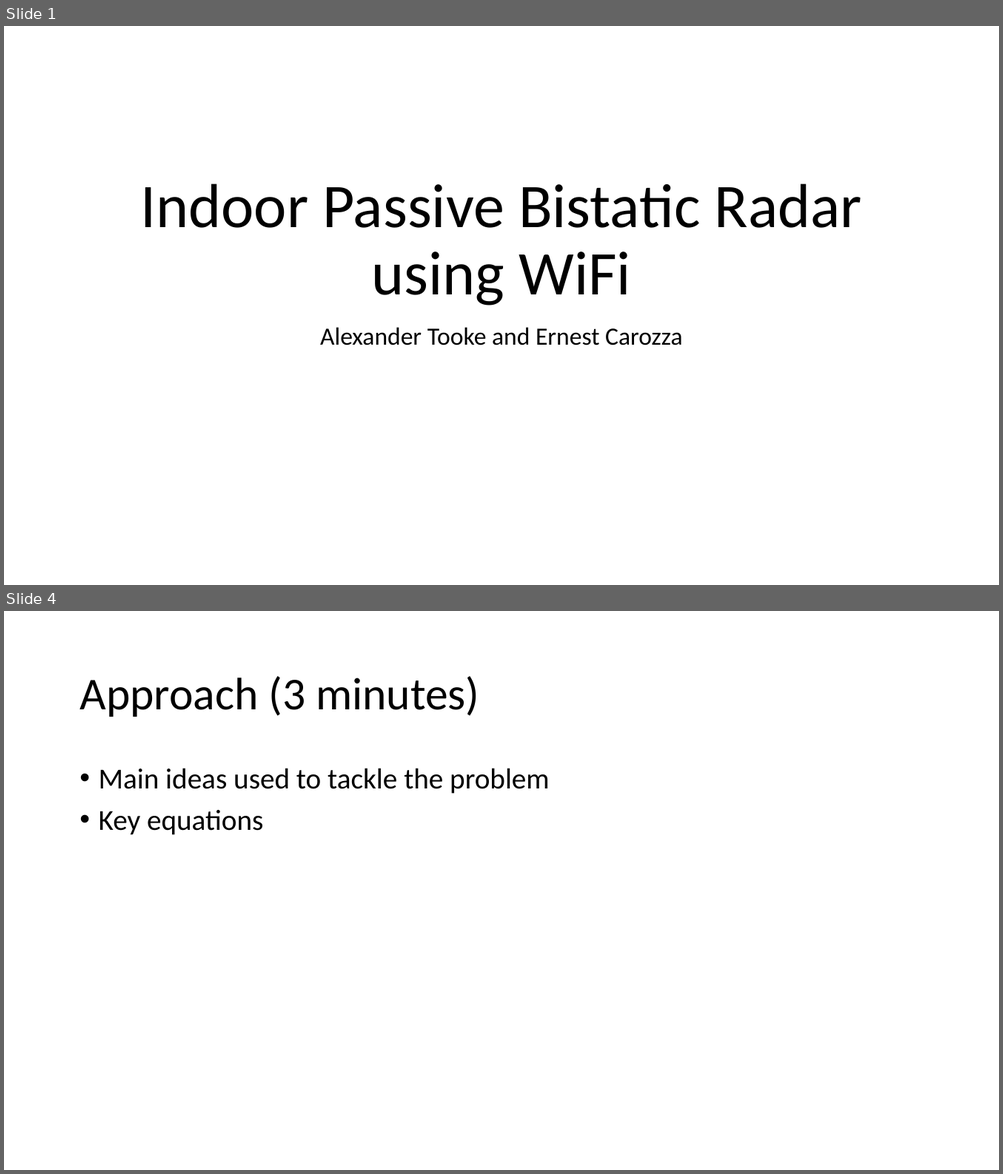
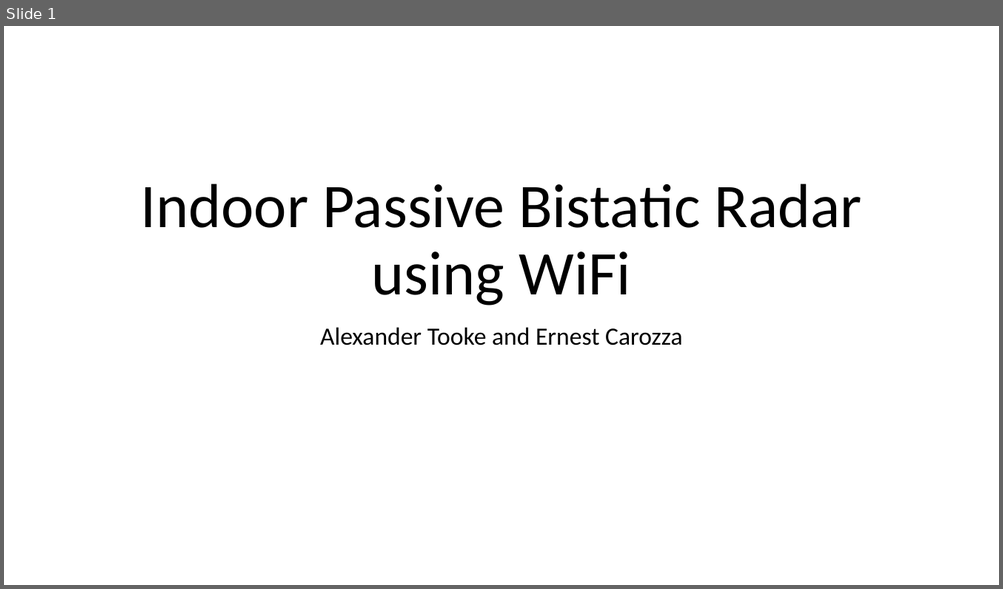
Before and after one commit to USRPMAN/wifi-radar, a slide deck: presentation.pptx. Shown one above the other, each under a label of ours: slides 1 and 4 before the commit, slide 1 after it; the slides between them are not shown. The pictures are 1003x1174 and 1003x589 pixels, drawn with LibreOffice and Linux fonts; fonts in the diff are those of the drawing. Boxes give left, top, right and bottom in pixels: in the first picture for what was removed or moved away, otherwise in the second. Text is boxed around its words. In the diff, an @@ line names an element or a change of style, - is before the commit and + after.

```diff
--- a/presentation.pptx
+++ b/presentation.pptx
@@ slide 4 removed at box(4, 611, 999, 1170), background #FFFFFF @@
@@ title removed at box(79, 676, 479, 717) @@
-Approach (3 minutes)
@@ text removed at box(99, 768, 549, 835) @@
-• Main ideas used to tackle the problem
-• Key equations
```
Also in this commit, not shown: 3 slides changed, 4 slides added, 1 other slide removed.
